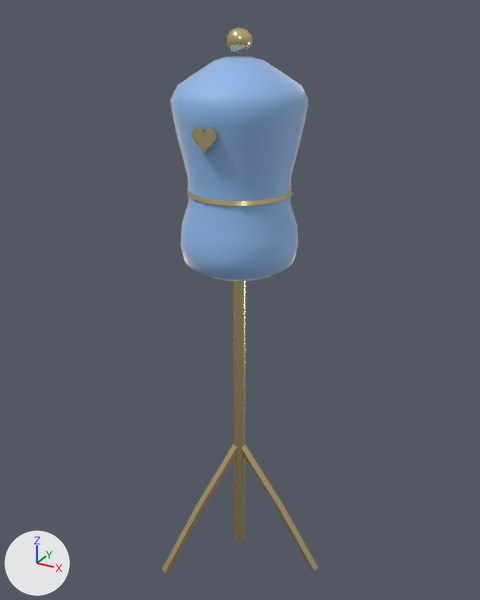
A saved change to the glTF model public/assets/interiors/boutique/dress_form_stand.glb.
Camera for both pictures: a 50 mm lens placed at (0.858, -1.555, 1.674), pointed at (-0.002, 0.008, 0.892). Arrows for +X, +Y and +Z are at lower left; the lights stay in place. The older version comes first.

Script lines for the objects in view, before the commit:
```python
mat_fabric_004 = principled_material('fabric.004')
mat_fabric_004.base_color = (0.275, 0.479, 0.839)  # blue #8fb8ec
mat_fabric_004.roughness = 0.55
mat_fabric_004.sheen_weight = 1.0
mat_fabric_004.sheen_roughness = 0.35
me_dress_form_stand = bpy.data.meshes.new('dress_form_stand')
me_dress_form_stand.from_pydata(...)  # 707 vertices, 1390 faces; spans x -0.18..0.29, y -0.25..0.25, z -0.01..1.63
# faces by material slot: [814, 576]
me_dress_form_stand.materials.append(mat_trim_004)  # beige #ecd9a2
me_dress_form_stand.materials.append(mat_fabric_004)  # blue #8fb8ec
ob_dress_form_stand = bpy.data.objects.new('dress_form_stand', me_dress_form_stand)
ob_dress_form_stand.location = (0.0, 0.0, 0.0)
```
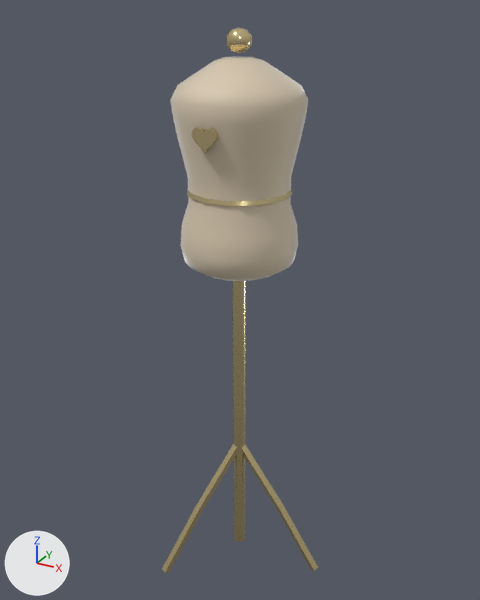
Boxes [x1, y1, x2, y2] around the edits, measured in the pictures (480 x 600 px):
'dress_form_stand', recoloured (blue to beige)
    both: [170, 42, 308, 283]

The change in detail:
Material 'fabric.004' (mat_fabric_004) changes colour from blue #8fb8ec to beige #d8c8ae; in linear values from (0.275, 0.479, 0.839) to (0.687, 0.578, 0.423).
